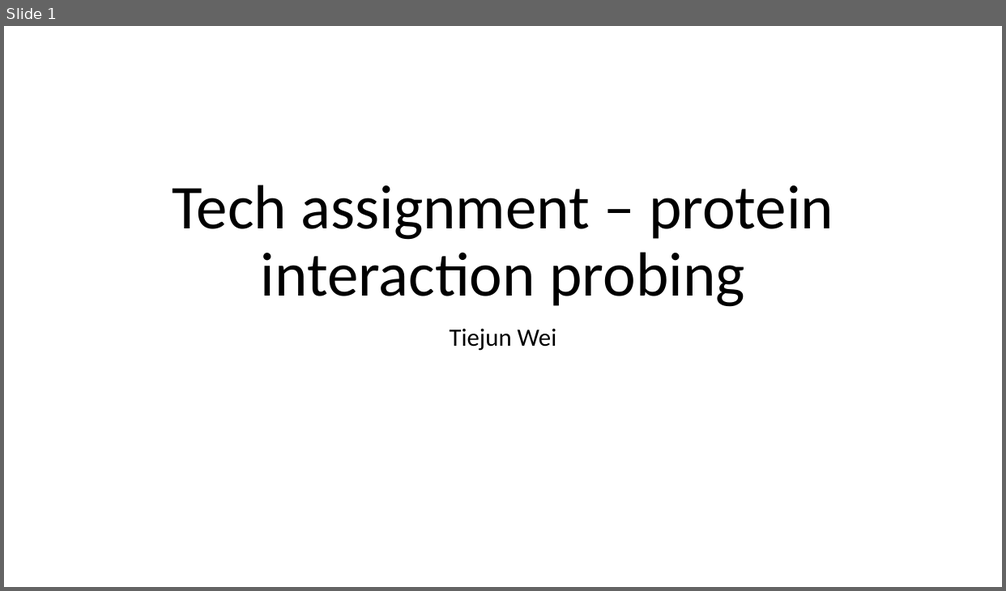
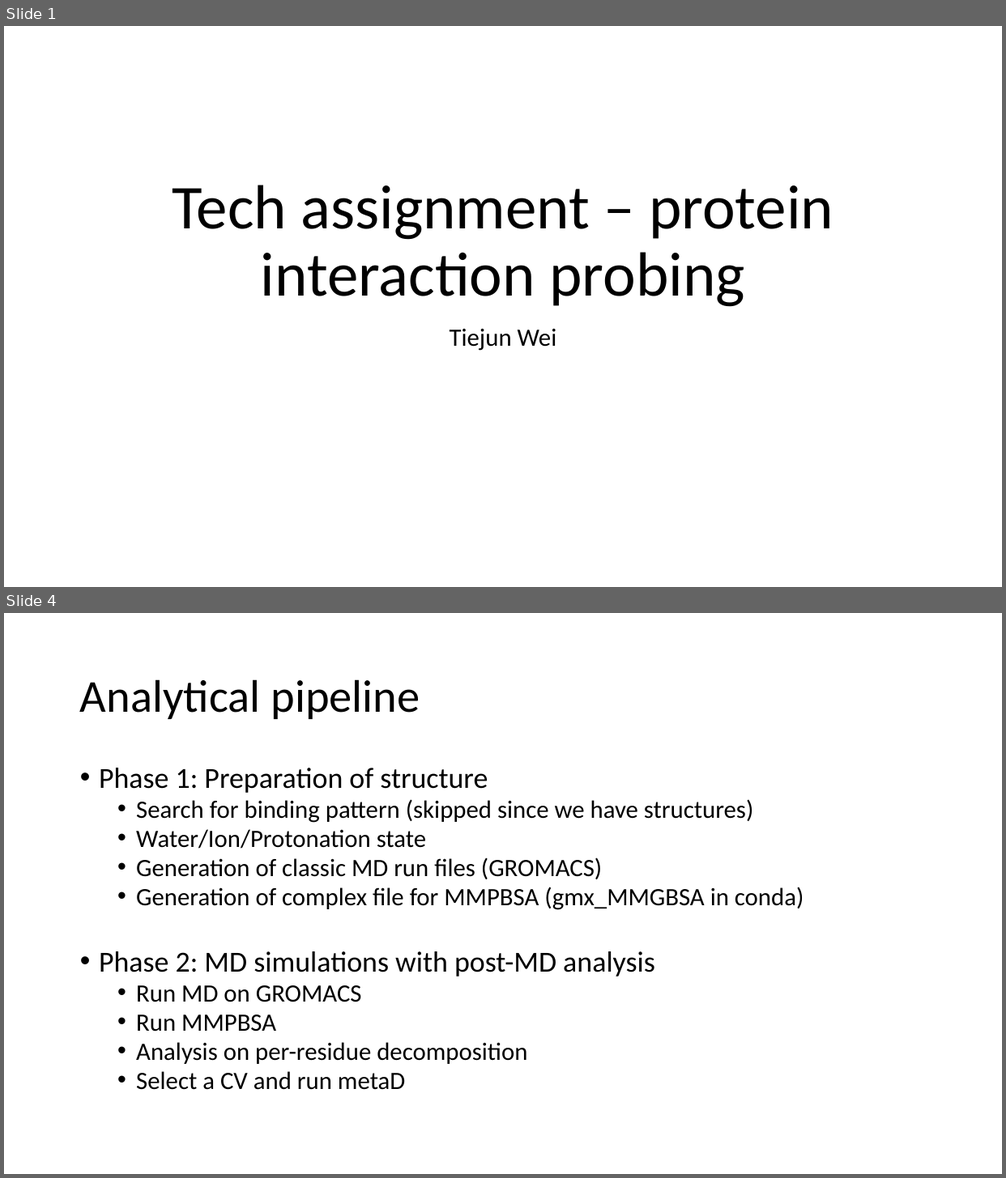
Before and after one commit to DerienFe/InstaD_pro_abc, a slide deck: Tech_assignment_slides.pptx. Shown one above the other, each under a label of ours: slide 1 before the commit, slides 1 and 4 after it; the slides between them are not shown. The pictures are 1006x591 and 1006x1178 pixels, drawn with LibreOffice and Linux fonts; fonts in the diff are those of the drawing. Boxes give left, top, right and bottom in pixels: in the first picture for what was removed or moved away, otherwise in the second. Text is boxed around its words. In the diff, an @@ line names an element or a change of style, - is before the commit and + after.

```diff
--- a/Tech_assignment_slides.pptx
+++ b/Tech_assignment_slides.pptx
@@ slide 4 added at (4, 613, 1002, 1174), background #FFFFFF @@
@@ title added at (80, 679, 420, 719), 44 pt, text #000000 @@
+Analytical pipeline
@@ text added at (99, 768, 803, 1090), 24 pt, text #000000 @@
+• Phase 1: Preparation of structure
+  • Search for binding pattern (skipped since we have structures)
+  • Water/Ion/Protonation state
+  • Generation of classic MD run files (GROMACS)
+  • Generation of complex file for MMPBSA (gmx_MMGBSA in conda)
+• Phase 2: MD simulations with post-MD analysis
+  • Run MD on GROMACS
+  • Run MMPBSA
+  • Analysis on per-residue decomposition
+  • Select a CV and run metaD
```
Also in this commit, not shown: 5 other slides added, 3 slides removed, 10 other files.
